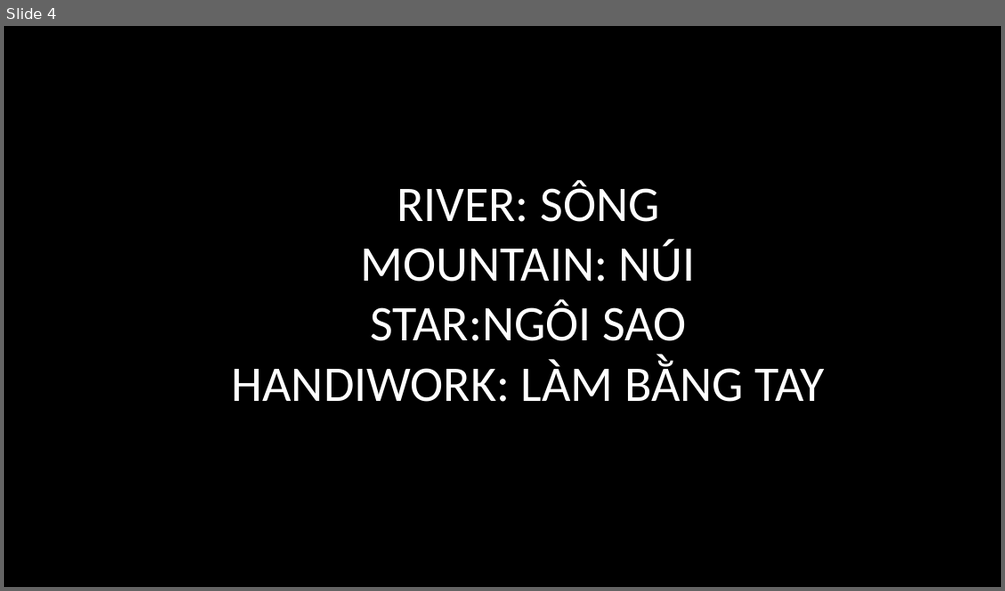
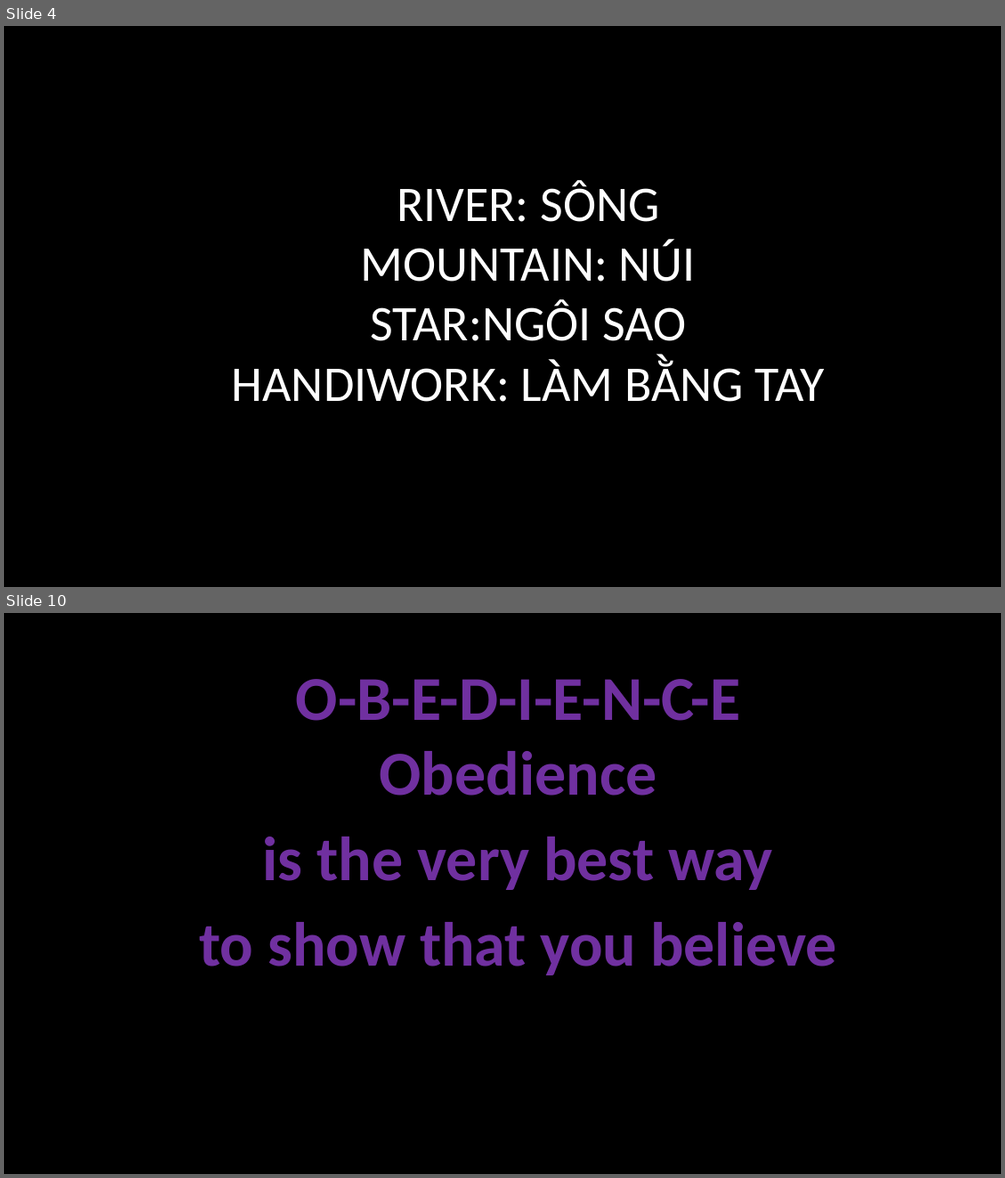
Before and after one commit to batisuoc/free-school-class, a slide deck: english/My God is so big.pptx. Shown one above the other, each under a label of ours: slide 4 before the commit, slides 4 and 10 after it; the slides between them are not shown. The pictures are 1005x591 and 1005x1178 pixels, drawn with LibreOffice and Linux fonts; fonts in the diff are those of the drawing; background and template pictures are left out. Boxes give left, top, right and bottom in pixels: in the first picture for what was removed or moved away, otherwise in the second. Text is boxed around its words. In the diff, an @@ line names an element or a change of style, - is before the commit and + after.

Commit message:
Update ppts

```diff
--- a/english/My God is so big.pptx
+++ b/english/My God is so big.pptx
@@ slide 10 added at [4,613,1001,1174], background picture (left out) @@
@@ text added at [199,679,837,975], 60 pt, text #7030A0, bold @@
+O-B-E-D-I-E-N-C-E
+Obedience
+is the very best way
+to show that you believe
```
Also in this commit, not shown: 5 other slides added, 3 other files.
